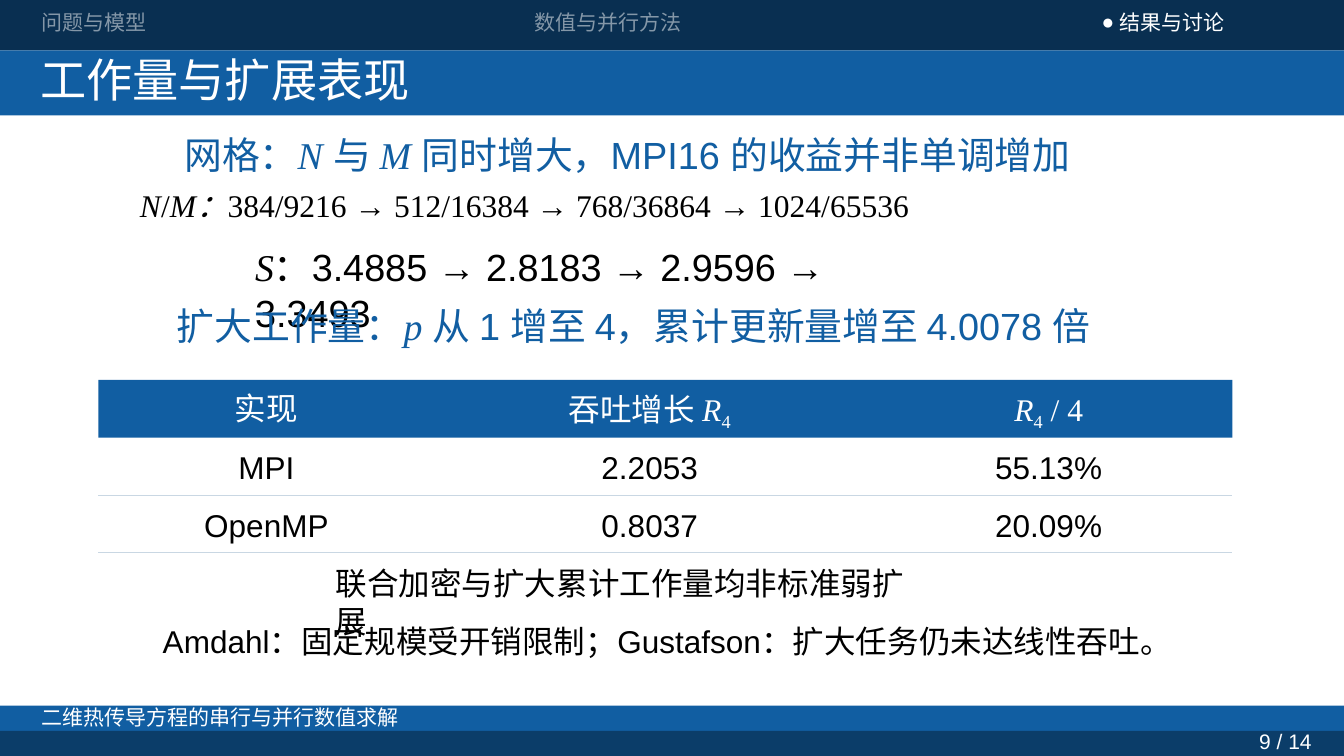
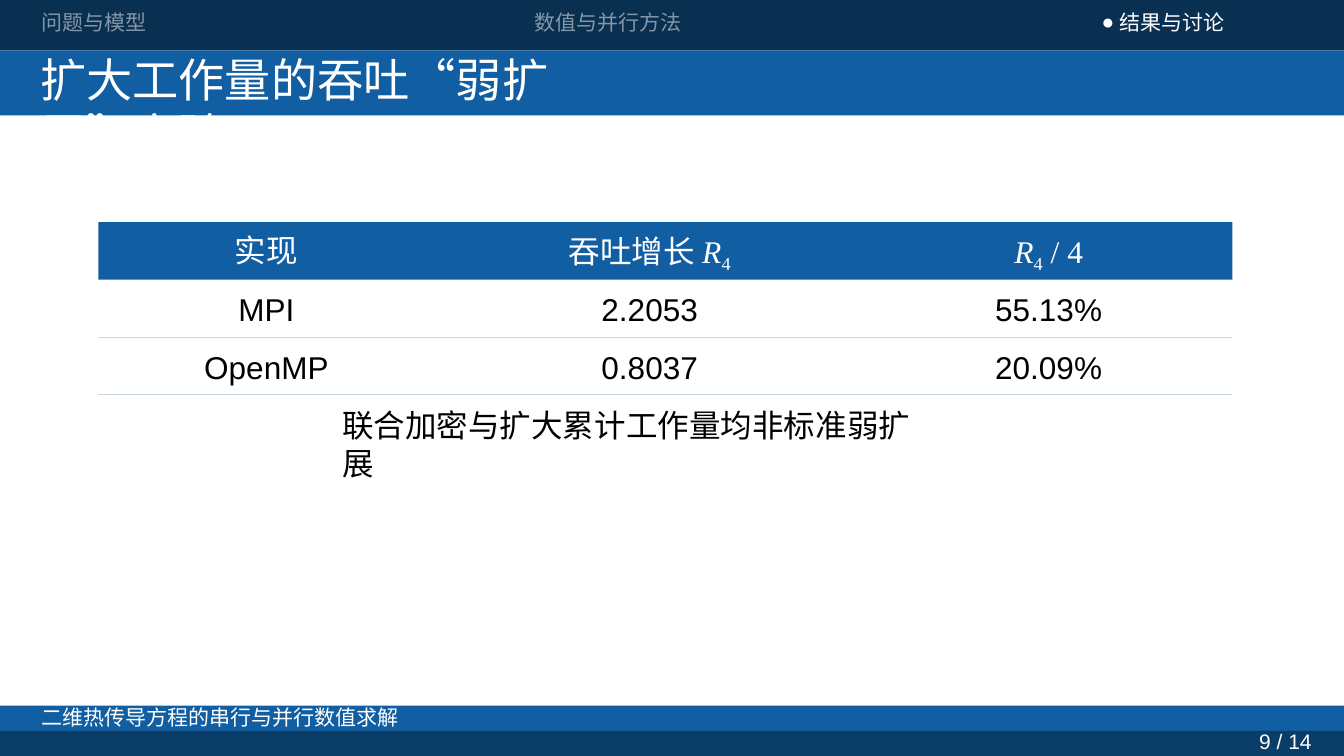
Before and after one commit to JunQianNuo/parallel-heat-solver, a slide deck: slide 10 of report/presentation/current/presentation-v5-wps.pptx (slide 9 before the commit). Drawn at 1344x756 pixels with LibreOffice and Linux fonts; fonts in the diff are those of the drawing. Boxes give left, top, right and bottom in pixels: in the first picture for what was removed or moved away, otherwise in the second. Text is boxed around its words. In the diff, an @@ line names an element or a change of style, - is before the commit and + after.

```diff
--- a/report/presentation/current/presentation-v5-wps.pptx
+++ b/report/presentation/current/presentation-v5-wps.pptx
@@ text at [40,50,548,116]: text changed @@
-工作量与扩展表现
+扩大工作量的吞吐“弱扩展”实验
@@ text removed at [184,137,1070,173] @@
-网格：N 与 M 同时增大，MPI16 的收益并非单调增加
@@ text removed at [140,196,909,218] @@
-N/M：384/9216 → 512/16384 → 768/36864 → 1024/65536
@@ text removed at [255,254,776,334] @@
-S：3.4885 → 2.8183 → 2.9596 → 3.3493
@@ text removed at [177,301,1091,348] @@
-扩大工作量：p 从 1 增至 4，累计更新量增至 4.0078 倍
@@ 9 texts, 2 freeform shapes, 1 rectangle: place and size @@
-9 texts, 2 freeform shapes, 1 rectangle at [99,380,1233,554]
+9 texts, 2 freeform shapes, 1 rectangle at [99,222,1233,395]
@@ text "联合加密与扩大累计工作量均非标准弱扩展": place and size @@
-text "联合加密与扩大累计工作量均非标准弱扩展" at [335,568,903,598]
+text "联合加密与扩大累计工作量均非标准弱扩展" at [342,410,910,440]
@@ text removed at [163,628,1172,658] @@
-Amdahl：固定规模受开销限制；Gustafson：扩大任务仍未达线性吞吐。
```
Also in this commit, not shown: 8 other slides changed, 1 slide added, 23 other files.
